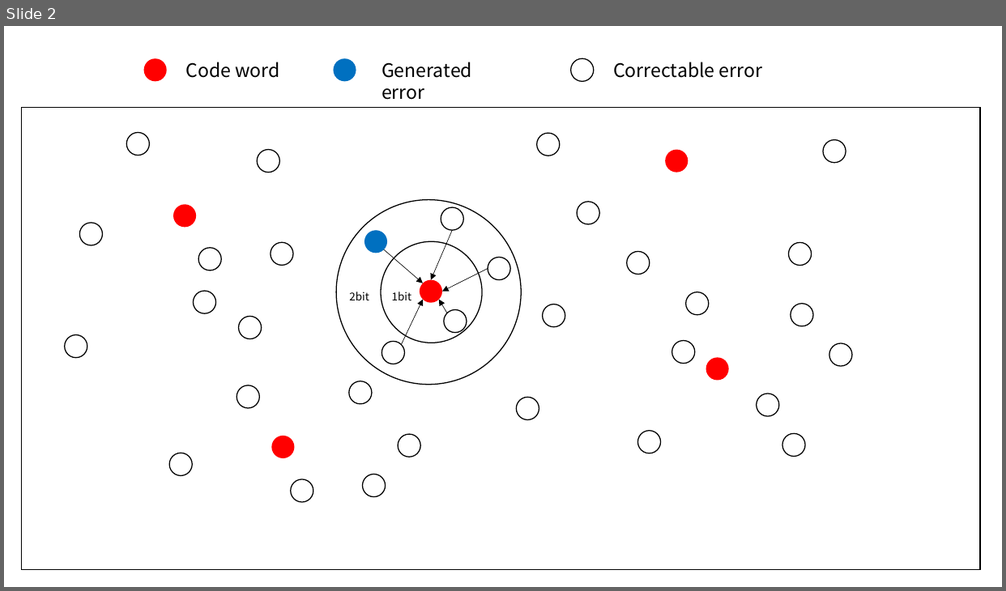
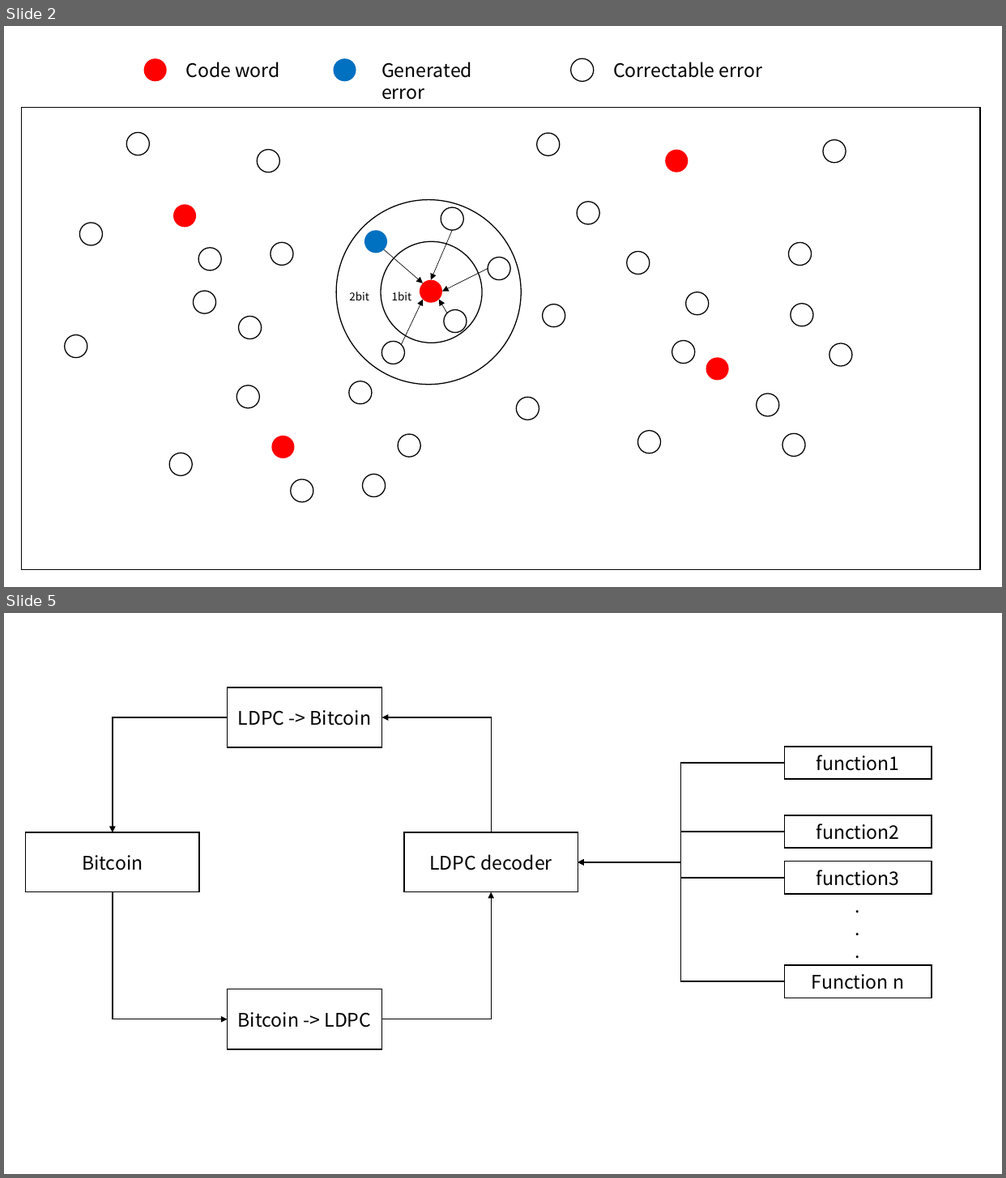
Before and after one commit to HyoungsungKim/ECC-PoW-project, a slide deck: img/Basic-concept.pptx. Shown one above the other, each under a label of ours: slide 2 before the commit, slides 2 and 5 after it; the slides between them are not shown. The pictures are 1006x591 and 1006x1178 pixels, drawn with LibreOffice and Linux fonts; fonts in the diff are those of the drawing. Boxes give left, top, right and bottom in pixels: in the first picture for what was removed or moved away, otherwise in the second. Text is boxed around its words. In the diff, an @@ line names an element or a change of style, - is before the commit and + after.

Commit message:
New img updated in ppt file

```diff
--- a/img/Basic-concept.pptx
+++ b/img/Basic-concept.pptx
@@ slide 5 added at (4, 613, 1002, 1174), background #FFFFFF @@
@@ group added at (26, 688, 932, 1050): 8 rectangles, 8 elbow arrows, 1 text @@
+function1
+function2
+Function n
+function3
+.
+.
+.
+LDPC decoder
+Bitcoin
+Bitcoin -> LDPC
+LDPC -> Bitcoin
```
Also in this commit, not shown: 2 other slides added, 1 other file.
